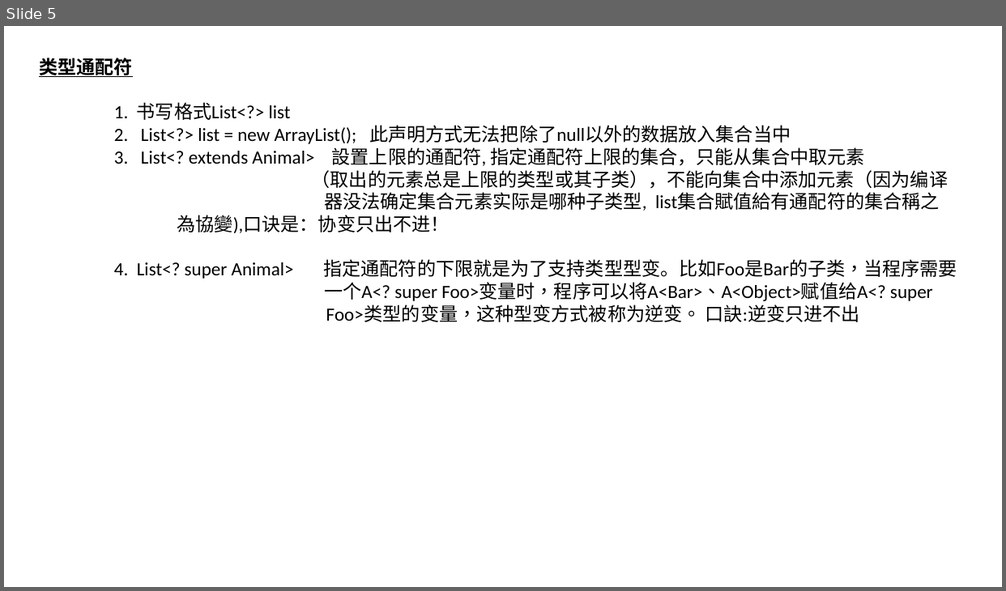
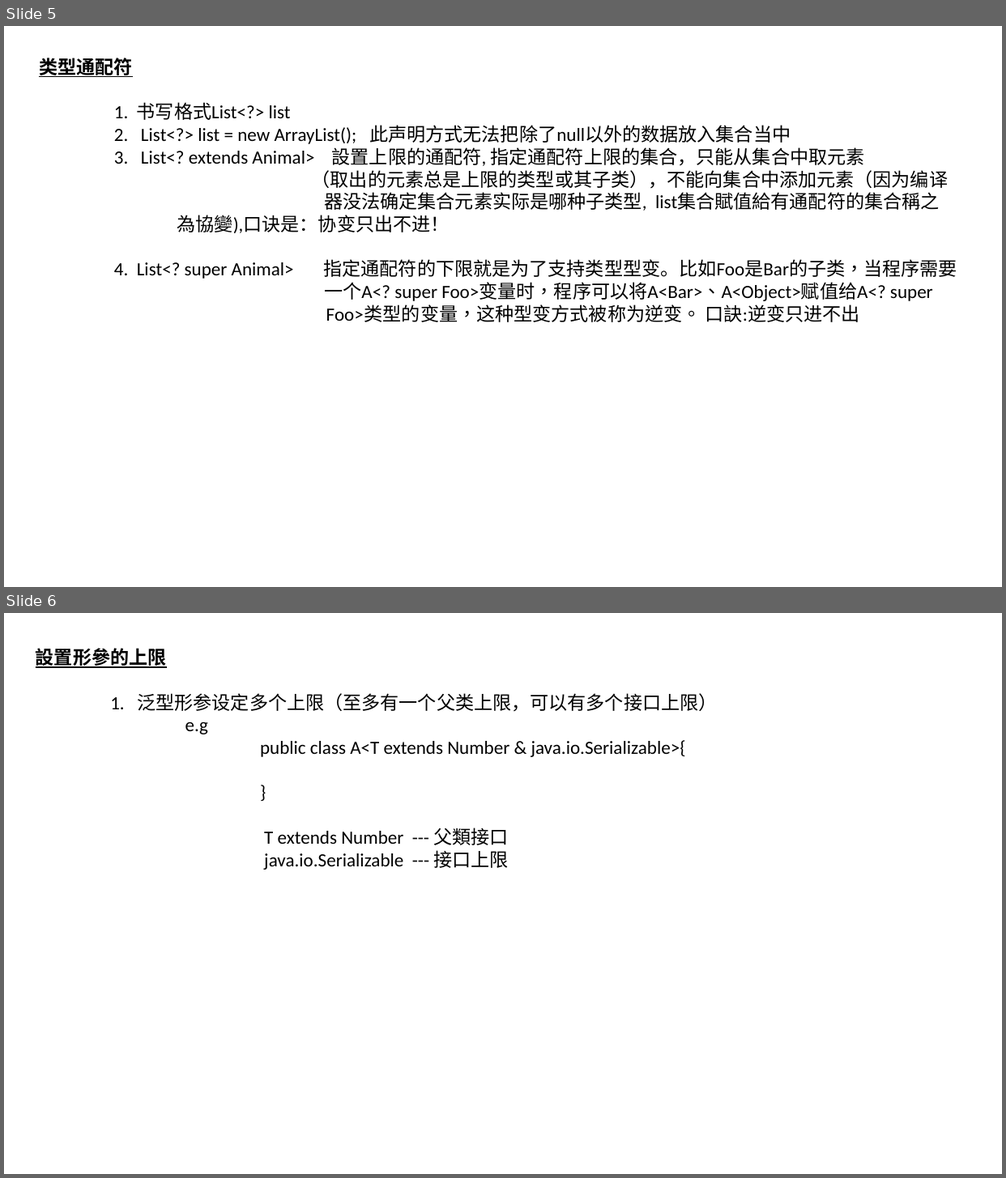
Before and after one commit to luchaojun/ChaojunStudy, a slide deck: JavaStudy/JavaStudyNote/GenericType/GenericType.pptx. Shown one above the other, each under a label of ours: slide 5 before the commit, slides 5 and 6 after it. The pictures are 1006x591 and 1006x1178 pixels, drawn with LibreOffice and Linux fonts; fonts in the diff are those of the drawing. Boxes give left, top, right and bottom in pixels: in the first picture for what was removed or moved away, otherwise in the second. Text is boxed around its words. In the diff, an @@ line names an element or a change of style, - is before the commit and + after.

```diff
--- a/JavaStudy/JavaStudyNote/GenericType/GenericType.pptx
+++ b/JavaStudy/JavaStudyNote/GenericType/GenericType.pptx
@@ slide 6 added at (4,613,1002,1174), background #FFFFFF @@
@@ text added at (36,645,717,870), 18 pt, text #000000 @@
+設置形參的上限
+1. 泛型形参设定多个上限（至多有一个父类上限，可以有多个接口上限）
+e.g
+public class A<T extends Number & java.io.Serializable>{
+}
+T extends Number --- 父類接口
+java.io.Serializable --- 接口上限
```
Also in this commit, not shown: 1 other slide added.
